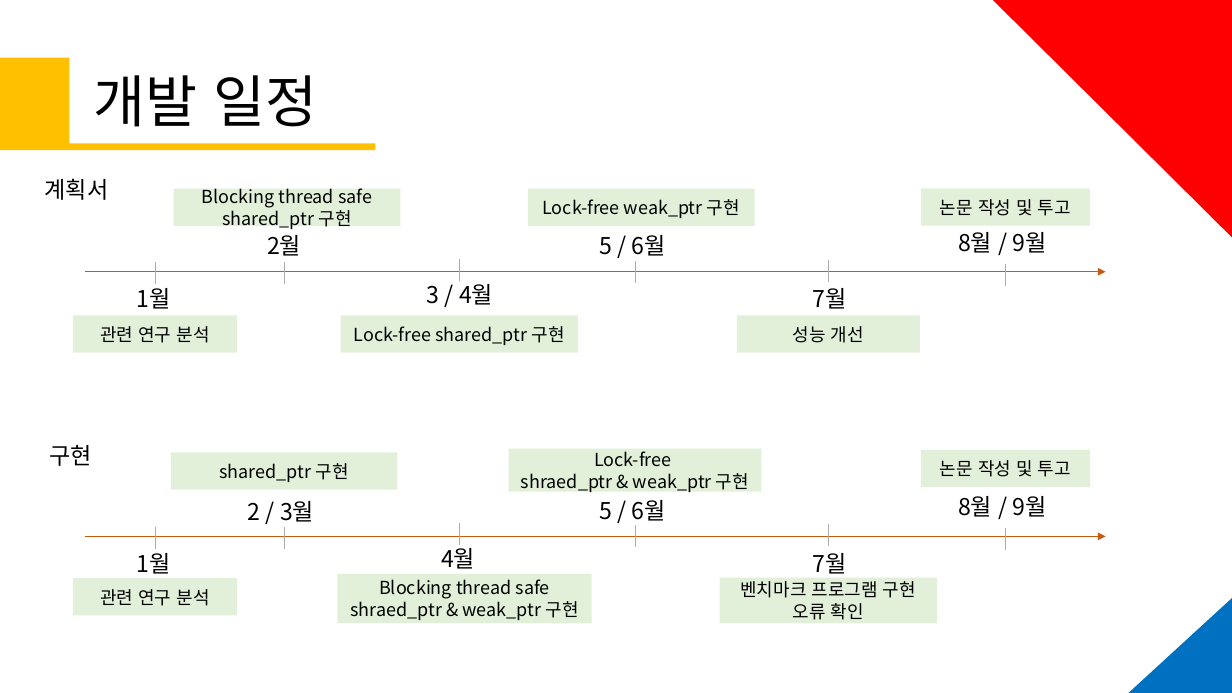
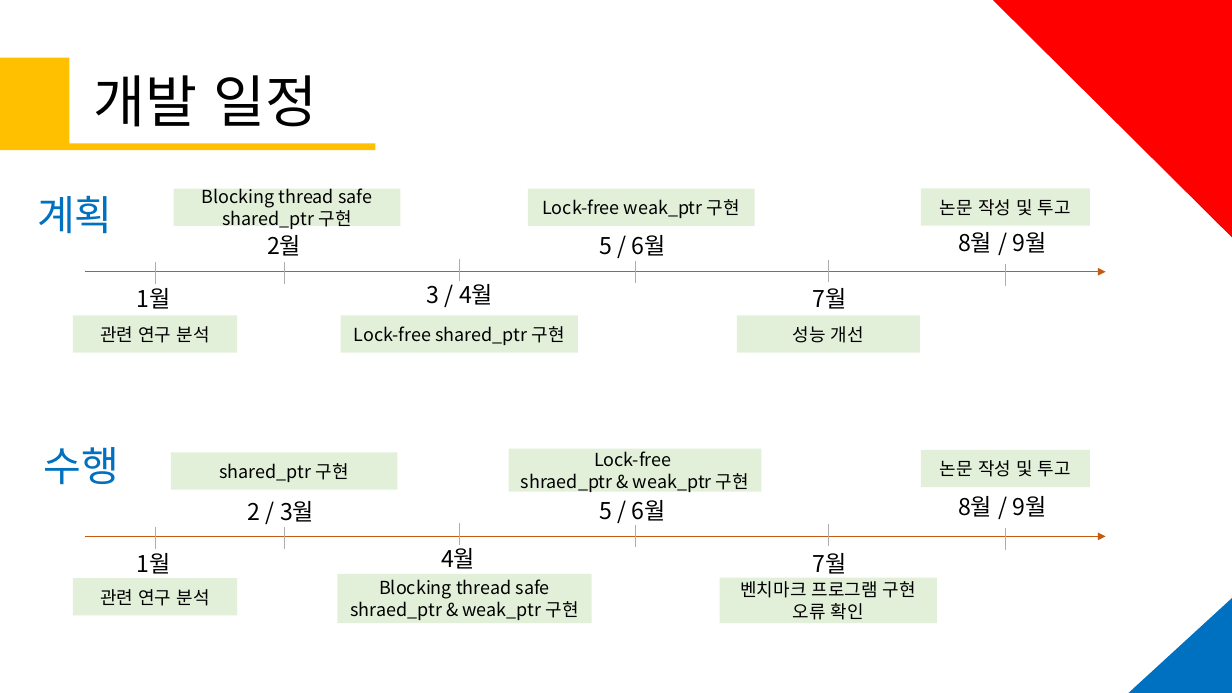
Before and after one commit to KU-t/1920-thesis, a slide deck: slide 11 of 학교 제출/졸업작품 최종발표/2014132002 구태균 최종발표_ver.01.pptx. Drawn at 1232x693 pixels with LibreOffice and Linux fonts; fonts in the diff are those of the drawing. Boxes give left, top, right and bottom in pixels: in the first picture for what was removed or moved away, otherwise in the second. Text is boxed around its words. In the diff, an @@ line names an element or a change of style, - is before the commit and + after.

```diff
--- a/학교 제출/졸업작품 최종발표/2014132002 구태균 최종발표_ver.01.pptx
+++ b/학교 제출/졸업작품 최종발표/2014132002 구태균 최종발표_ver.01.pptx
@@ text at box(37, 195, 113, 234): text changed; size 18 to 32 pt; text colour #000000 to #0070C0 @@
-계획서
+계획
@@ text at box(44, 447, 120, 485): text changed; size 18 to 32 pt; text colour #000000 to #0070C0 @@
-구현
+수행
```
Also in this commit, not shown: 4 other slides changed, 2 other files.
